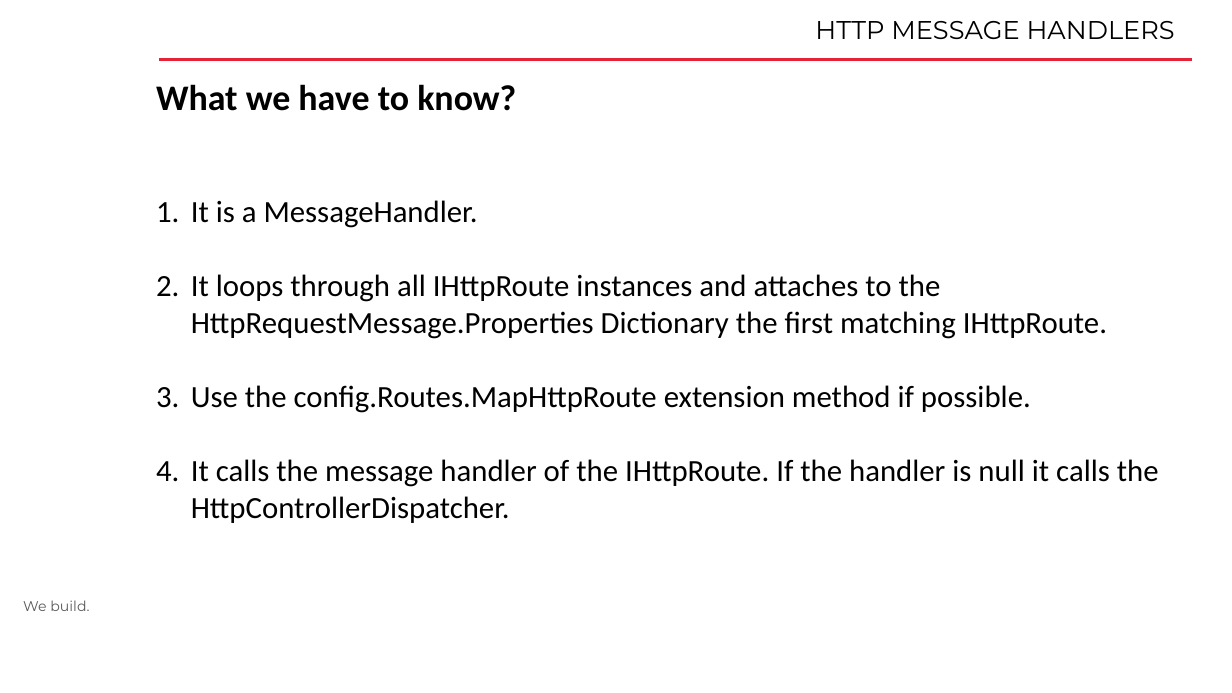
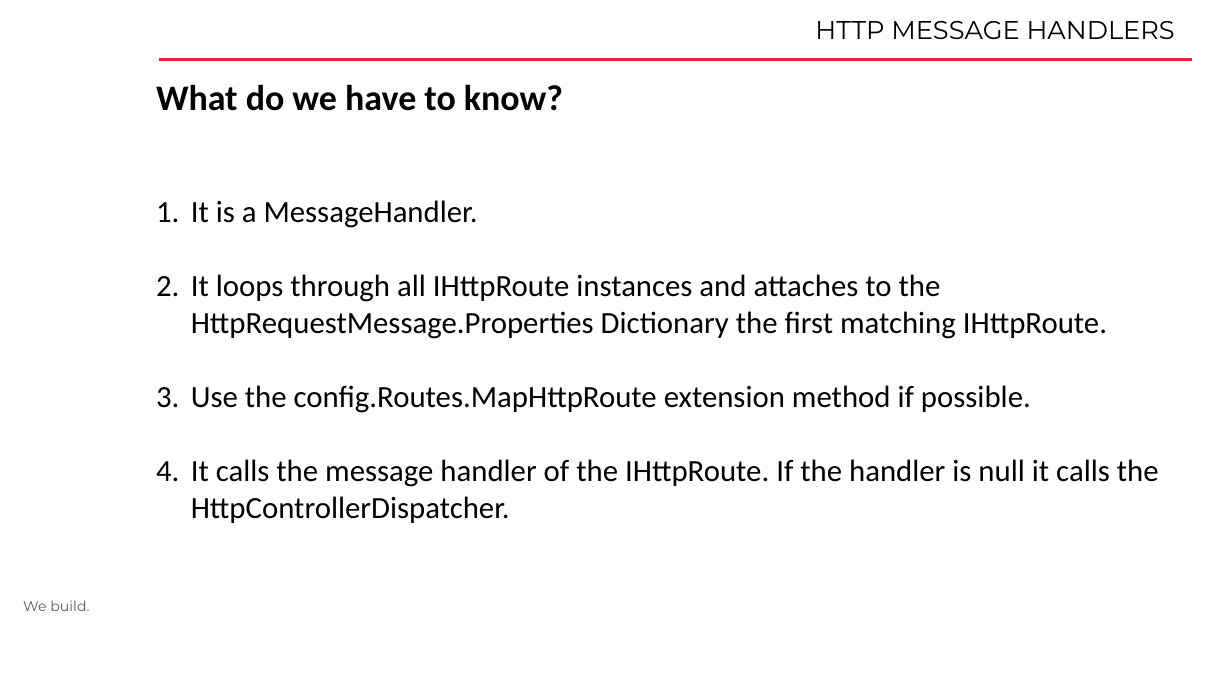
Before and after one commit to VladimirDimov/Learning, a slide deck: slide 8 of ASP_ExtensionPoints/Presentation/WebAPI.pptx (slide 7 before the commit). Drawn at 1232x693 pixels with LibreOffice and Linux fonts; fonts in the diff are those of the drawing; background and template pictures are left out. Boxes give left, top, right and bottom in pixels: in the first picture for what was removed or moved away, otherwise in the second. Text is boxed around its words. In the diff, an @@ line names an element or a change of style, - is before the commit and + after.

```diff
--- a/ASP_ExtensionPoints/Presentation/WebAPI.pptx
+++ b/ASP_ExtensionPoints/Presentation/WebAPI.pptx
@@ text at (x1=156, y1=84, x2=563, y2=111): text changed @@
-What we have to know?
+What do we have to know?
```
Also in this commit, not shown: 2 other slides changed, 1 slide added, 13 other files.
